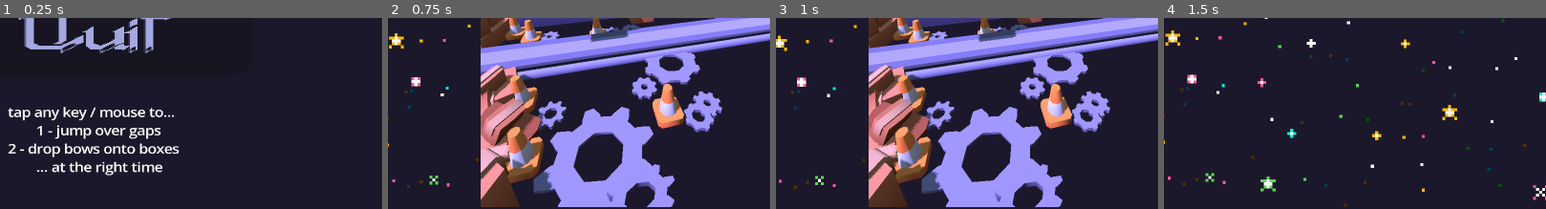
Above: before the commit, frames 1-4 (left to right).
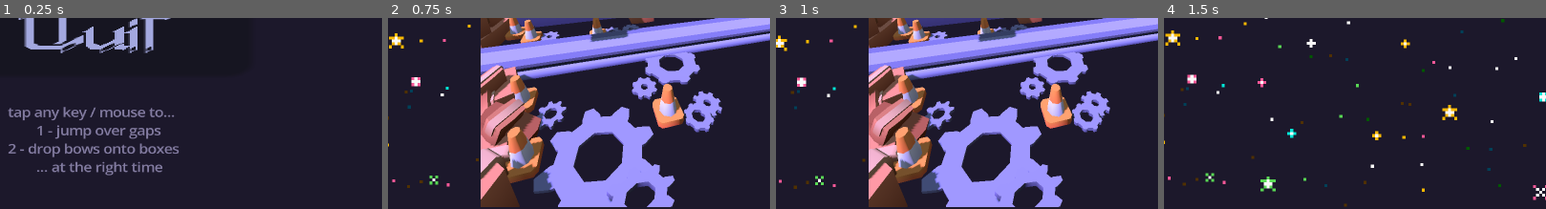
Above: after the commit, the same moments.

Repository: ofknee/tap-tap-tap
Game: Godot game, scene res://scenes/important/start_screen.tscn
Two runs of this game, one before a commit and one after it. Both use one fixed random seed, a clock stepped at 60 frames per second and the inputs below.
Inputs:
- Up to frame 1 (0.25 s): no input
- Up to frame 2 (0.75 s): click "Start" at 0.5 s
- Up to frame 3 (1 s): no input
- Up to frame 4 (1.5 s): tap Enter at 1.25 s; hold Right (RIGHT) from 1.28 s (still down); tap Shift (SWITCH) at 1.35 s
The pictures show only the part of the screen within x 38-88%, y 50-100%; the shares and areas given below are measured in that part.

The runs differ from the first frame. In frame 1, 3.5% of the frame differs, in the area x 2-47%, y 46-83%; in frame 2, nothing differs; in frame 3, nothing differs; in frame 4, nothing differs.

Commit message:
instructions font color

Diff:
--- a/scenes/important/start_screen.tscn
+++ b/scenes/important/start_screen.tscn
@@ -24,6 +24,7 @@
 offset_right = 70.9
 offset_bottom = 41.05
 scale = Vector2(0.37, 0.639)
+theme_override_colors/default_color = Color(0.51408, 0.48509997, 0.63, 1)
 theme_override_font_sizes/normal_font_size = 2
 text = "tap any key / mouse to...
 1 - jump over gaps
